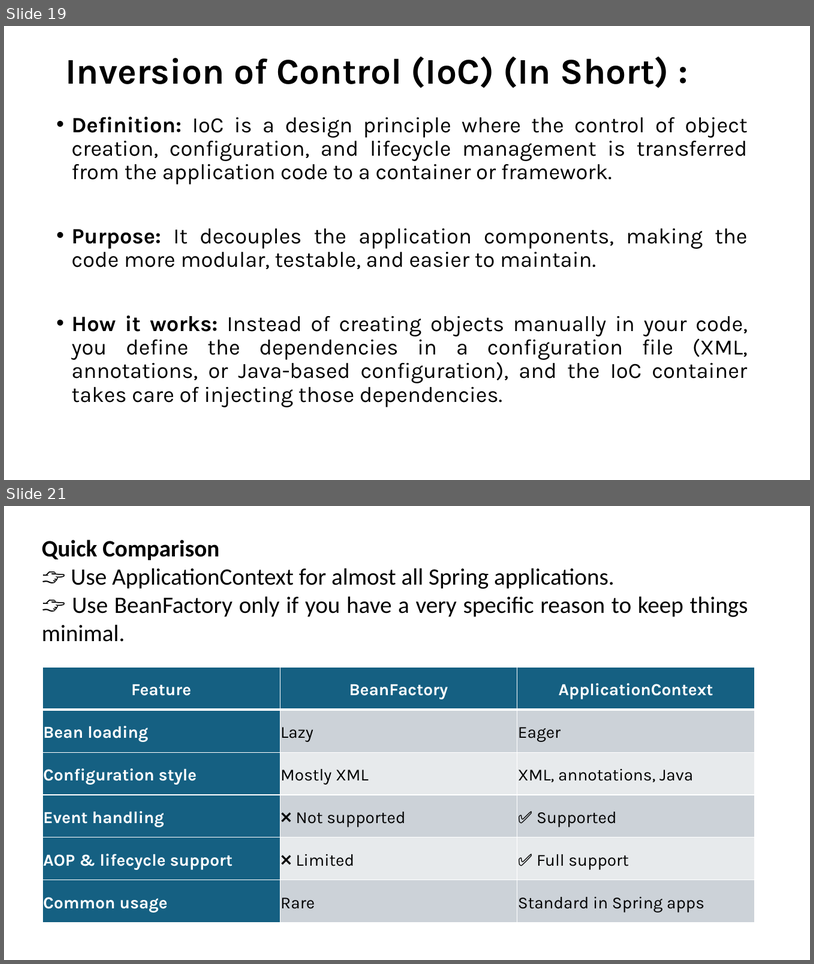
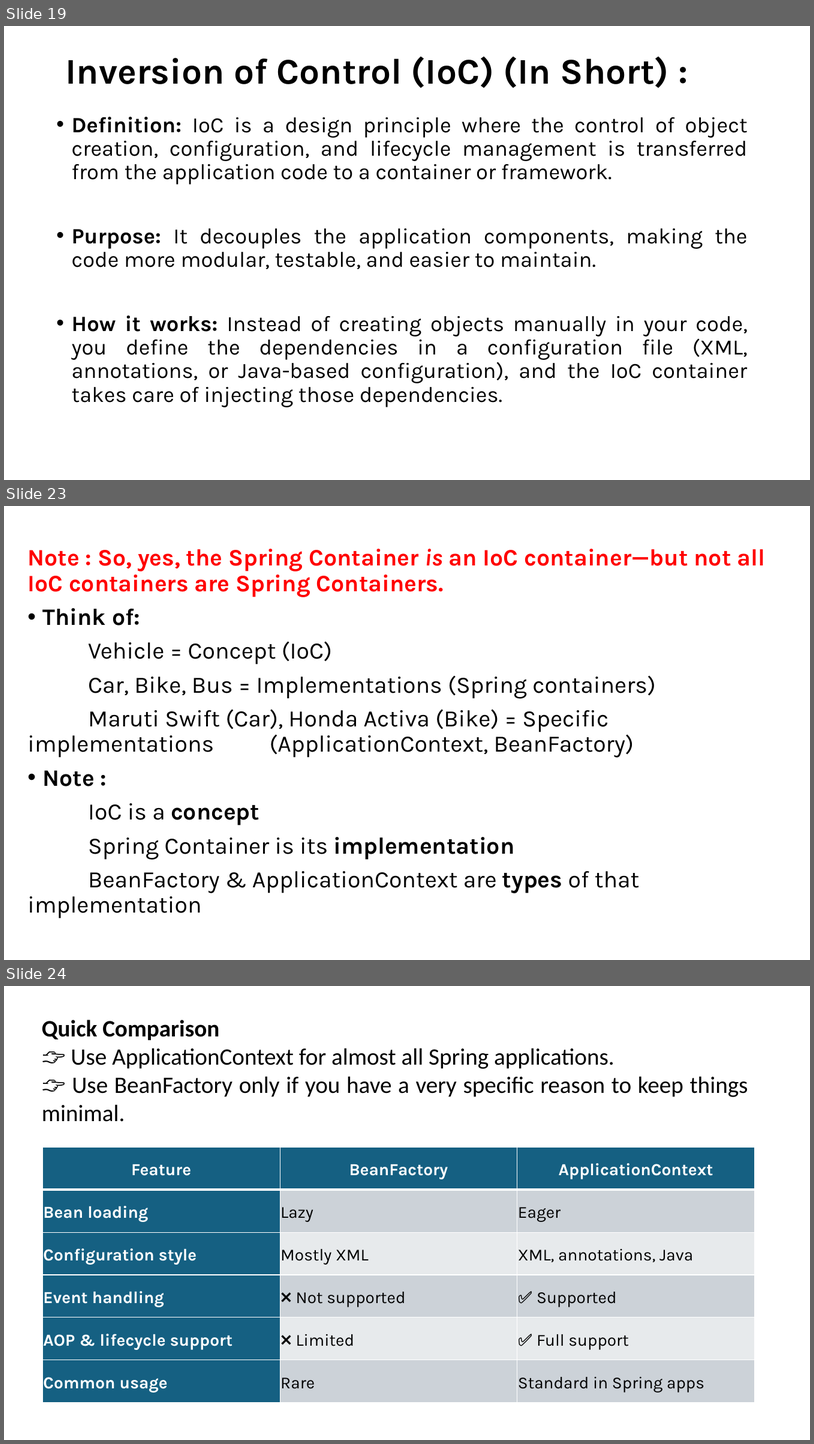
Before and after one commit to ProgrammingStairs/Hibernate-330pm, a slide deck: Spring Introduction.pptx. Shown one above the other, each under a label of ours: slides 19 and 21 before the commit, slides 19, 23 and 24 after it; the slides between them are not shown. The pictures are 814x964 and 814x1444 pixels, drawn with LibreOffice and Linux fonts; fonts in the diff are those of the drawing. Boxes give left, top, right and bottom in pixels: in the first picture for what was removed or moved away, otherwise in the second. Text is boxed around its words. In the diff, an @@ line names an element or a change of style, - is before the commit and + after.

```diff
--- a/Spring Introduction.pptx
+++ b/Spring Introduction.pptx
@@ slide 23 added at bbox=[4, 506, 810, 960], background #FFFFFF @@
@@ text added at bbox=[27, 549, 765, 918], 28 pt, text #000000 @@
+Note : So, yes, the Spring Container is an IoC container—but not all IoC containers are Spring Containers.
+• Think of:
+Vehicle = Concept (IoC)
+Car, Bike, Bus = Implementations (Spring containers)
+Maruti Swift (Car), Honda Activa (Bike) = Specific implementations (ApplicationContext, BeanFactory)
+• Note :
+IoC is a concept
+Spring Container is its implementation
+BeanFactory & ApplicationContext are types of that implementation
@@ what was slide 21 is now slide 24 @@
```
Also in this commit, not shown: 3 slides changed, 9 other slides added.
